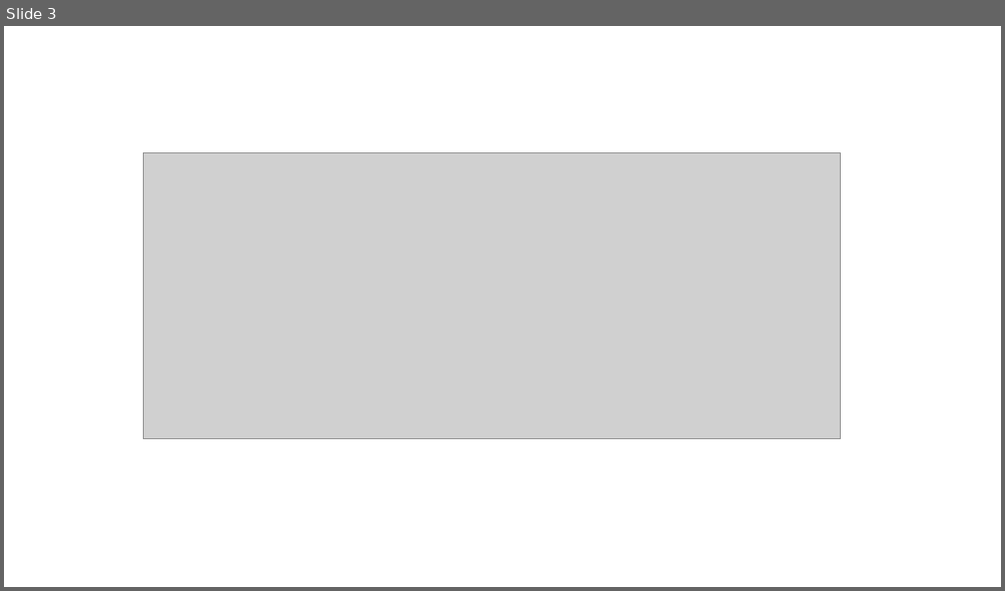
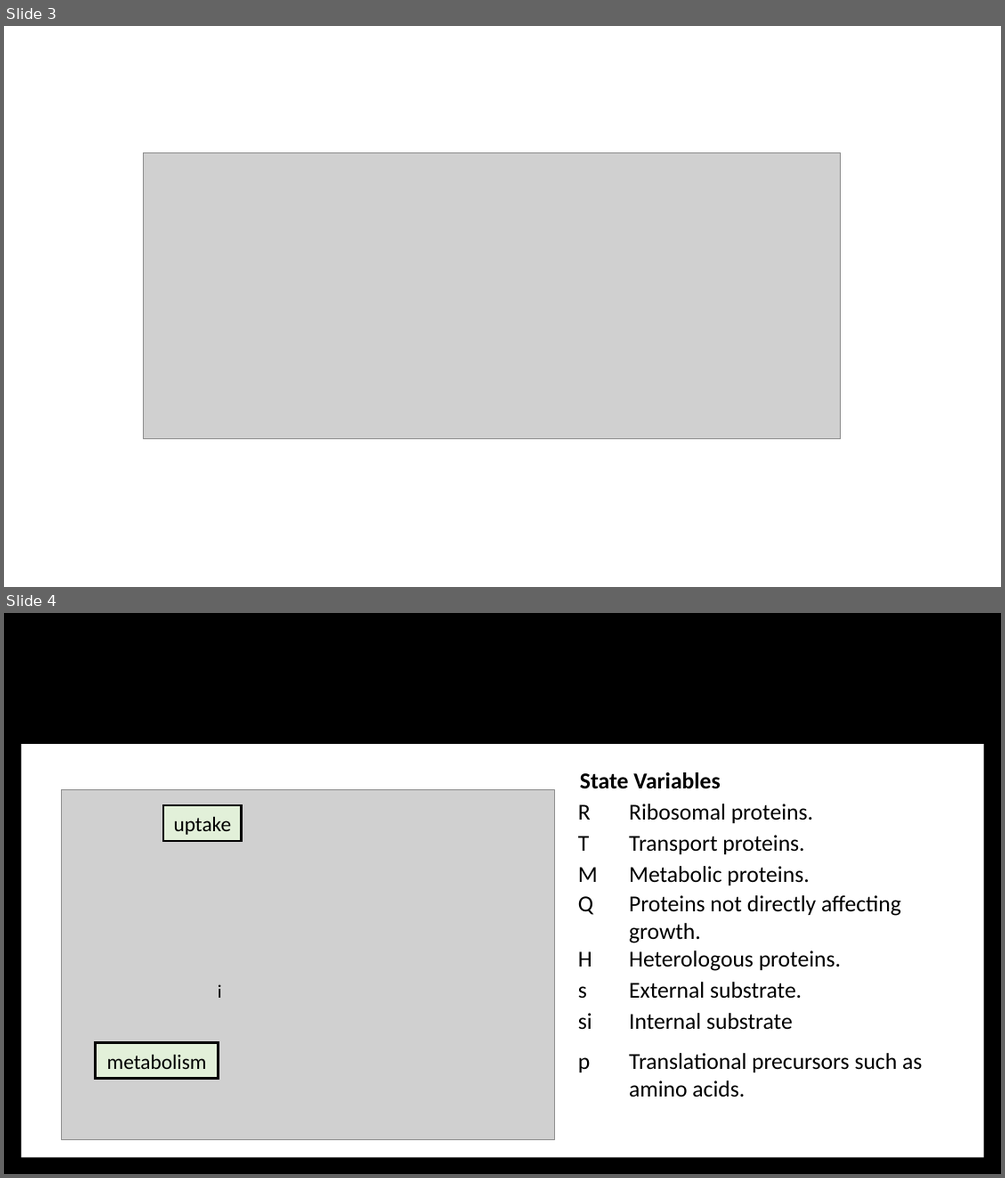
Before and after one commit to russellnjk/dunlin, a slide deck: cases/MCr_new/figures/Diagram.pptm. Shown one above the other, each under a label of ours: slide 3 before the commit, slides 3 and 4 after it. The pictures are 1005x591 and 1005x1178 pixels, drawn with LibreOffice and Linux fonts; fonts in the diff are those of the drawing; grey boxes stand for pictures. Boxes give left, top, right and bottom in pixels: in the first picture for what was removed or moved away, otherwise in the second. Text is boxed around its words. In the diff, an @@ line names an element or a change of style, - is before the commit and + after.

```diff
--- a/cases/MCr_new/figures/Diagram.pptm
+++ b/cases/MCr_new/figures/Diagram.pptm
@@ slide 4 added at (4, 613, 1001, 1174), background #000000 @@
@@ rectangle added at (21, 744, 984, 1158), fill #FFFFFF @@
@@ table added at (573, 763, 977, 1102), 9 rows, 2 columns @@
+State Variables | 
+R | Ribosomal proteins.
+T | Transport proteins.
+M | Metabolic proteins.
+Q | Proteins not directly affecting growth.
+H | Heterologous proteins.
+s | External substrate.
+si | Internal substrate
+p | Translational precursors such as amino acids.
@@ picture added at (61, 789, 554, 1140) @@
@@ rectangle added at (163, 805, 241, 841), fill #E2F0D9, outline #000000 2.25 pt, 20 pt, text #000000 @@
+uptake
@@ text added at (218, 984, 222, 997), 18 pt, text #000000 @@
+i
@@ rectangle added at (96, 1043, 218, 1078), fill #E2F0D9, outline #000000 2.25 pt, 20 pt, text #000000 @@
+metabolism
```
Also in this commit, not shown: 1 other slide added, 24 other files.
